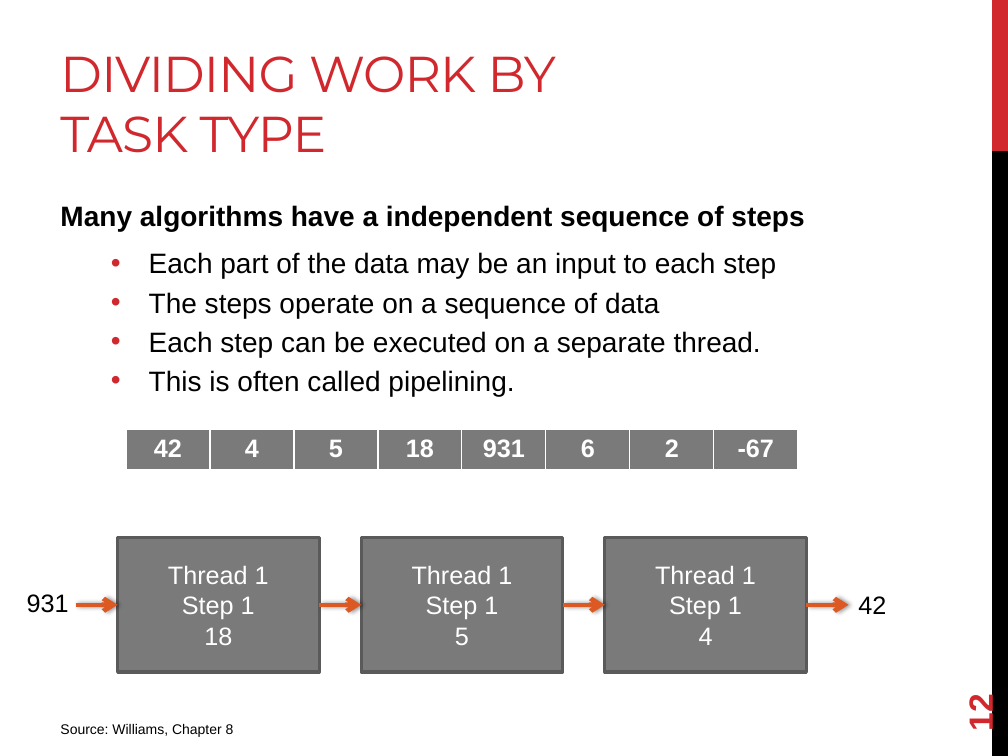
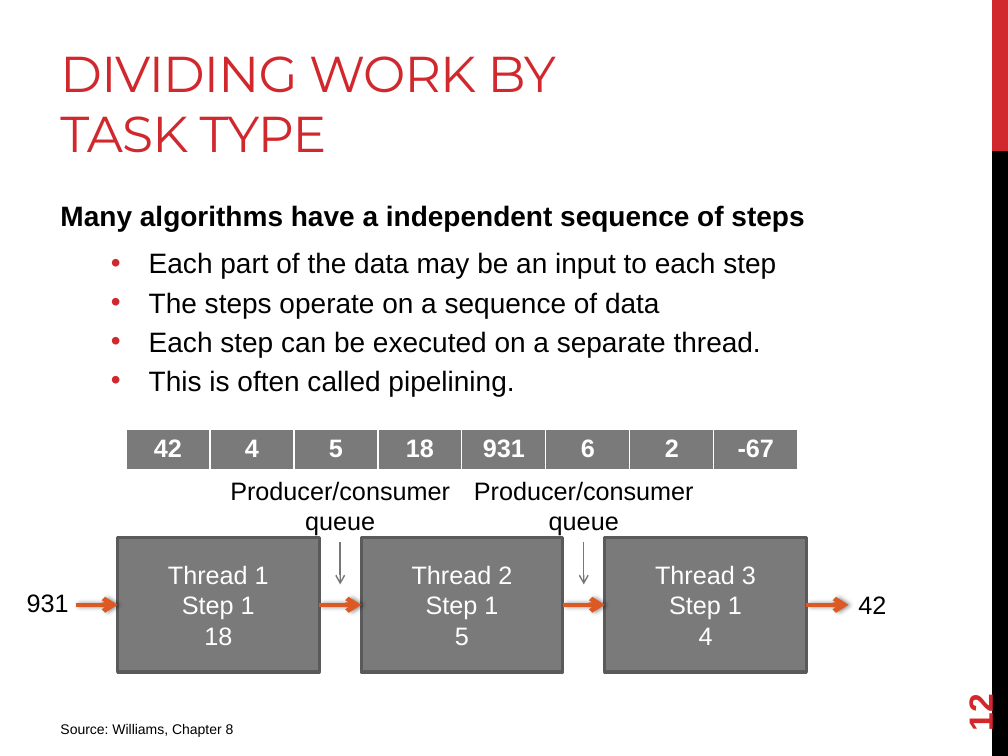
Before and after one commit to joshpeterson/DevelopingConcurrentSoftware, a slide deck: slide 12 of Lectures/Designing Concurrent Software/Designing Concurrent Software.pptx. Drawn at 1008x756 pixels with LibreOffice and Linux fonts; fonts in the diff are those of the drawing. Boxes give left, top, right and bottom in pixels: in the first picture for what was removed or moved away, otherwise in the second. Text is boxed around its words. In the diff, an @@ line names an element or a change of style, - is before the commit and + after.

```diff
--- a/Lectures/Designing Concurrent Software/Designing Concurrent Software.pptx
+++ b/Lectures/Designing Concurrent Software/Designing Concurrent Software.pptx
@@ text added at [230,481,450,536], 18 pt, text #000000 @@
+Producer/consumer queue
@@ text added at [474,481,694,536], 18 pt, text #000000 @@
+Producer/consumer queue
@@ arrow added from (341, 541) to (341, 585), #777777 1 pt @@
@@ text in rectangle at [412,566,512,584]: text changed @@
-Thread 1
+Thread 2
@@ arrow added from (584, 541) to (584, 585), #777777 1 pt @@
@@ text in rectangle at [655,566,756,584]: text changed @@
-Thread 1
+Thread 3
```
Also in this commit, not shown: 5 other slides changed, 1 slide added, 1 other file.
